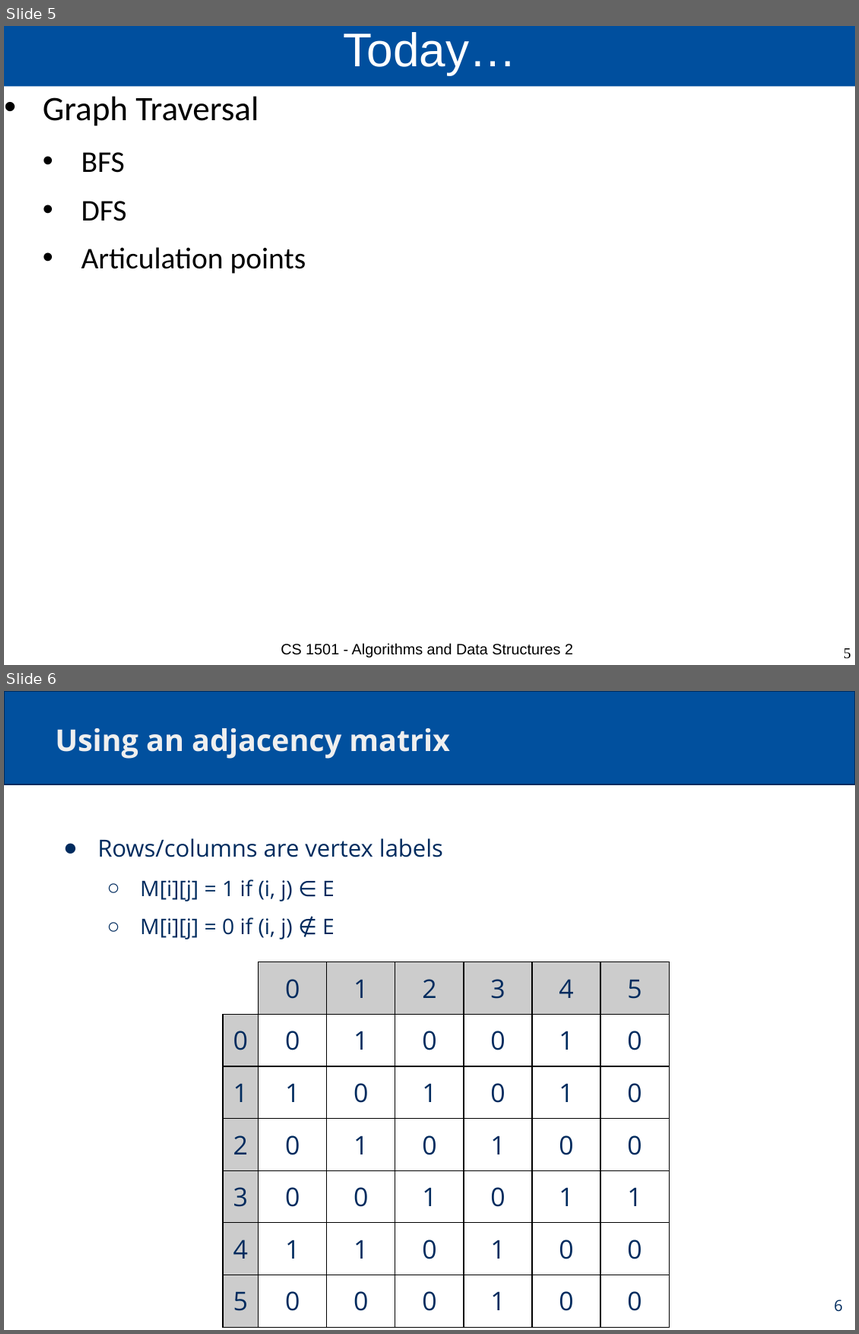
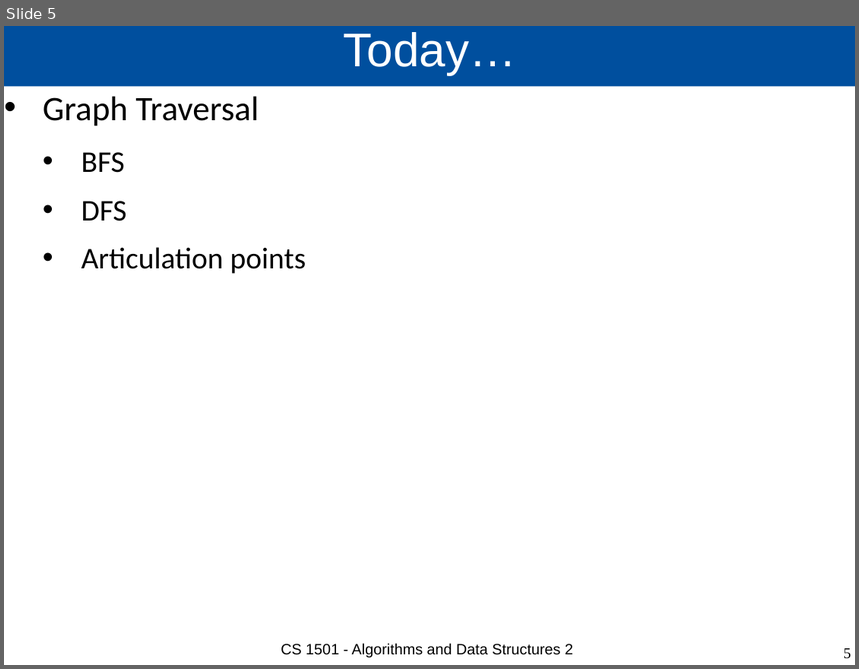
Before and after one commit to cs1501-2224/handouts, a slide deck: DraftSlides/Lecture16.pptx. Shown one above the other, each under a label of ours: slides 5 and 6 before the commit, slide 5 after it. The pictures are 859x1334 and 859x669 pixels, drawn with LibreOffice and Linux fonts; fonts in the diff are those of the drawing. Boxes give left, top, right and bottom in pixels: in the first picture for what was removed or moved away, otherwise in the second. Text is boxed around its words. In the diff, an @@ line names an element or a change of style, - is before the commit and + after.

Commit message:
Lecture 13

```diff
--- a/DraftSlides/Lecture16.pptx
+++ b/DraftSlides/Lecture16.pptx
@@ slide 6 removed at [4,691,855,1330], background #FFFFFF @@
@@ rectangle removed at [4,691,855,784] @@
@@ title removed at [55,728,450,759] @@
-Using an adjacency matrix
@@ text removed at [97,838,443,940] @@
-● Rows/columns are vertex labels
-  ○ M[i][j] = 1 if (i, j) ∈ E
-  ○ M[i][j] = 0 if (i, j) ∉ E
@@ table removed at [223,962,671,1314], 7 rows, 7 columns @@
- | 0 | 1 | 2 | 3 | 4 | 5
-0 | 0 | 1 | 0 | 0 | 1 | 0
-1 | 1 | 0 | 1 | 0 | 1 | 0
-2 | 0 | 1 | 0 | 1 | 0 | 0
-3 | 0 | 0 | 1 | 0 | 1 | 1
-4 | 1 | 1 | 0 | 1 | 0 | 0
-5 | 0 | 0 | 0 | 1 | 0 | 0
@@ page number removed at [834,1300,843,1312] @@
-6
```
Also in this commit, not shown: 1 slide changed, 22 other slides removed, 2 other files.
